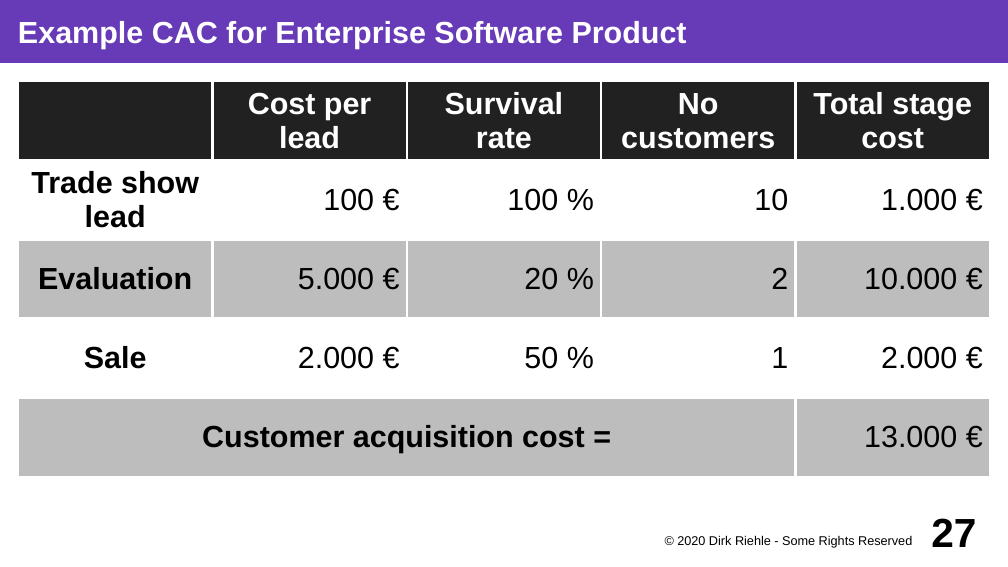
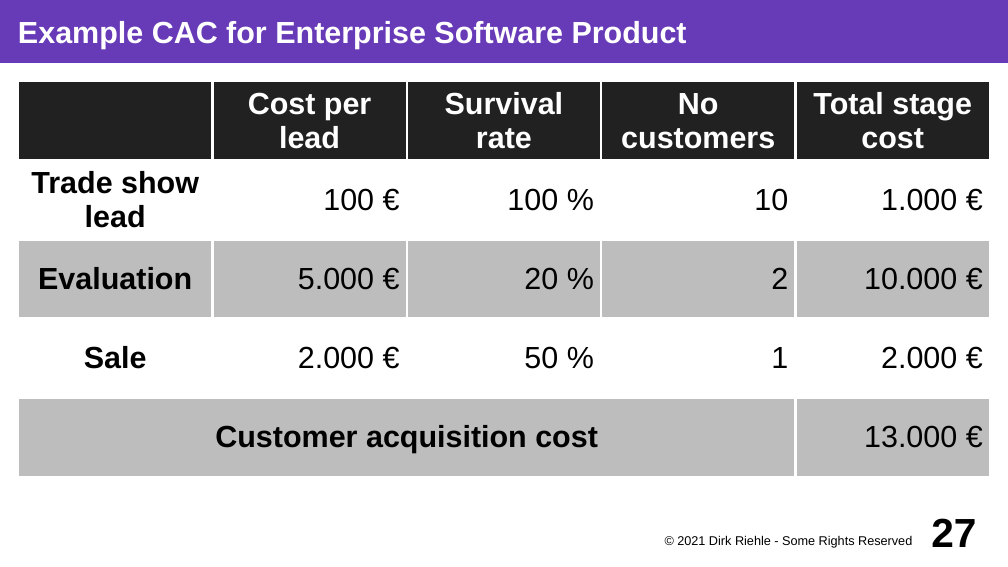
Before and after one commit to dirkriehle/coss-course, a slide deck: slide 27 of Lecture slides/COSS B04 - Business Models.odp. Drawn at 1008x567 pixels with LibreOffice and Linux fonts; fonts in the diff are those of the drawing. Boxes give left, top, right and bottom in pixels: in the first picture for what was removed or moved away, otherwise in the second. Text is boxed around its words. In the diff, an @@ line names an element or a change of style, - is before the commit and + after.

```diff
--- a/Lecture slides/COSS B04 - Business Models.odp
+++ b/Lecture slides/COSS B04 - Business Models.odp
@@ table at (x1=18, y1=81, x2=992, y2=477) @@
-row 5, column 1: Customer acquisition cost =
+row 5, column 1: Customer acquisition cost
@@ text at (x1=677, y1=535, x2=912, y2=548): text changed @@
-© 2020 Dirk Riehle - Some Rights Reserved
+© 2021 Dirk Riehle - Some Rights Reserved
```
Also in this commit, not shown: 45 other slides changed, 14 other files.
